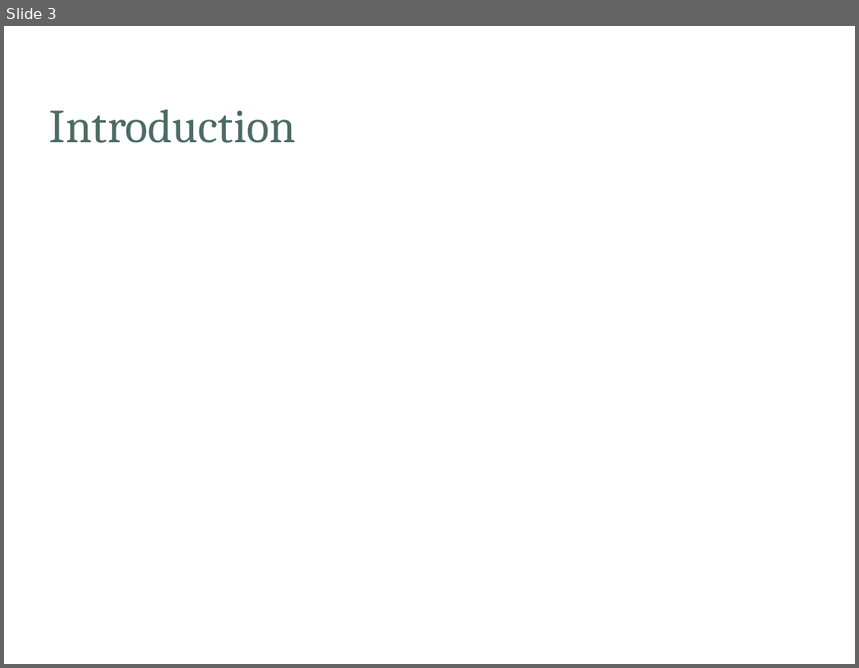
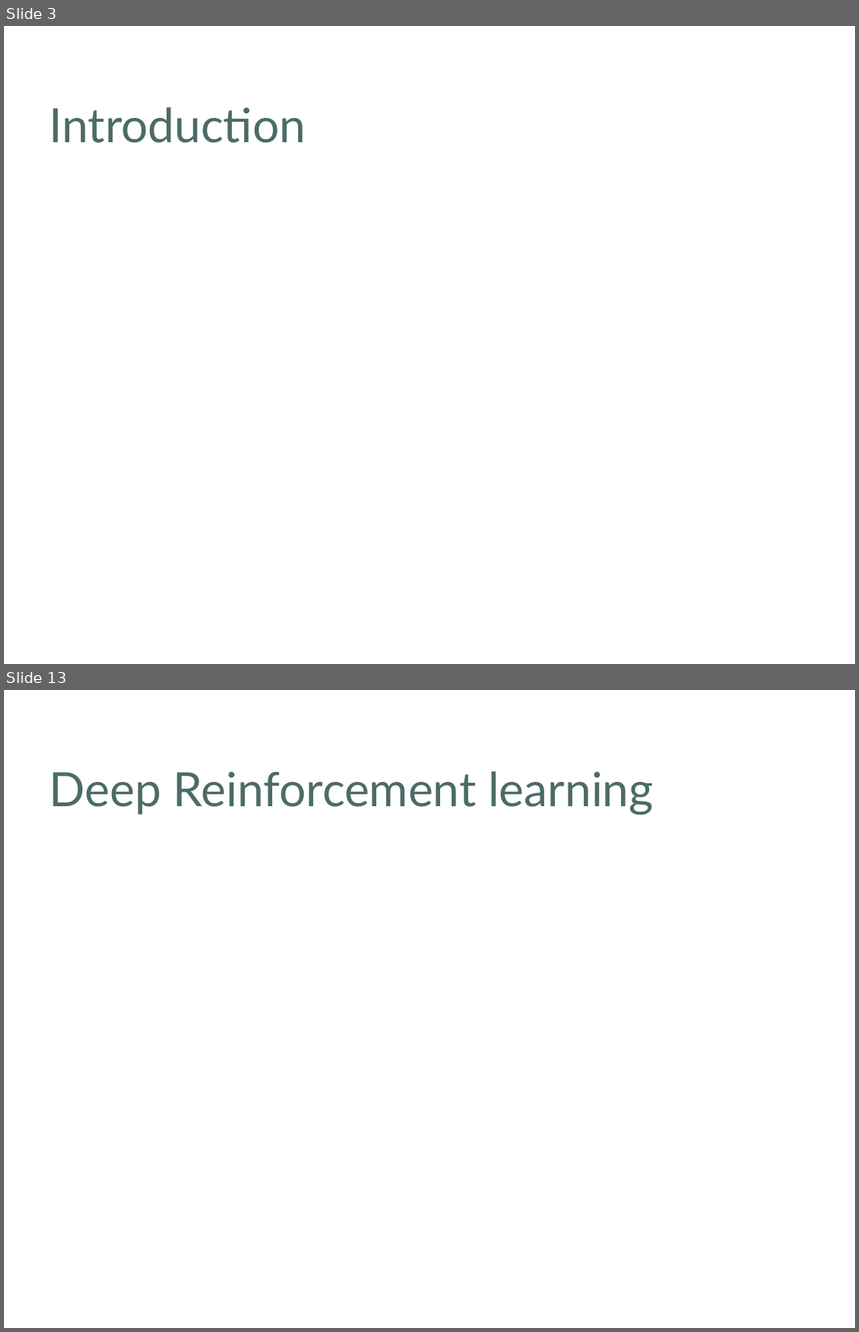
Before and after one commit to khulaifi95/ACS, a slide deck: Project/Presentation/Draft_Presentation.ppt. Shown one above the other, each under a label of ours: slide 3 before the commit, slides 3 and 13 after it; the slides between them are not shown. The pictures are 859x668 and 859x1332 pixels, drawn with LibreOffice and Linux fonts; fonts in the diff are those of the drawing; background and template pictures are left out. Boxes give left, top, right and bottom in pixels: in the first picture for what was removed or moved away, otherwise in the second. Text is boxed around its words. In the diff, an @@ line names an element or a change of style, - is before the commit and + after.

```diff
--- a/Project/Presentation/Draft_Presentation.ppt
+++ b/Project/Presentation/Draft_Presentation.ppt
@@ slide 13 added at bbox=[4, 690, 855, 1328], background picture (left out) @@
@@ title added at bbox=[50, 771, 654, 815], 40 pt, text #4C6B66 @@
+Deep Reinforcement learning
@@ slide 3 changed as well @@
@@ title "Introduction" at bbox=[50, 107, 306, 143]: font Cambria to Lato @@
```
Also in this commit, not shown: 1 other slide changed, 18 other slides added, 1 slide removed.
